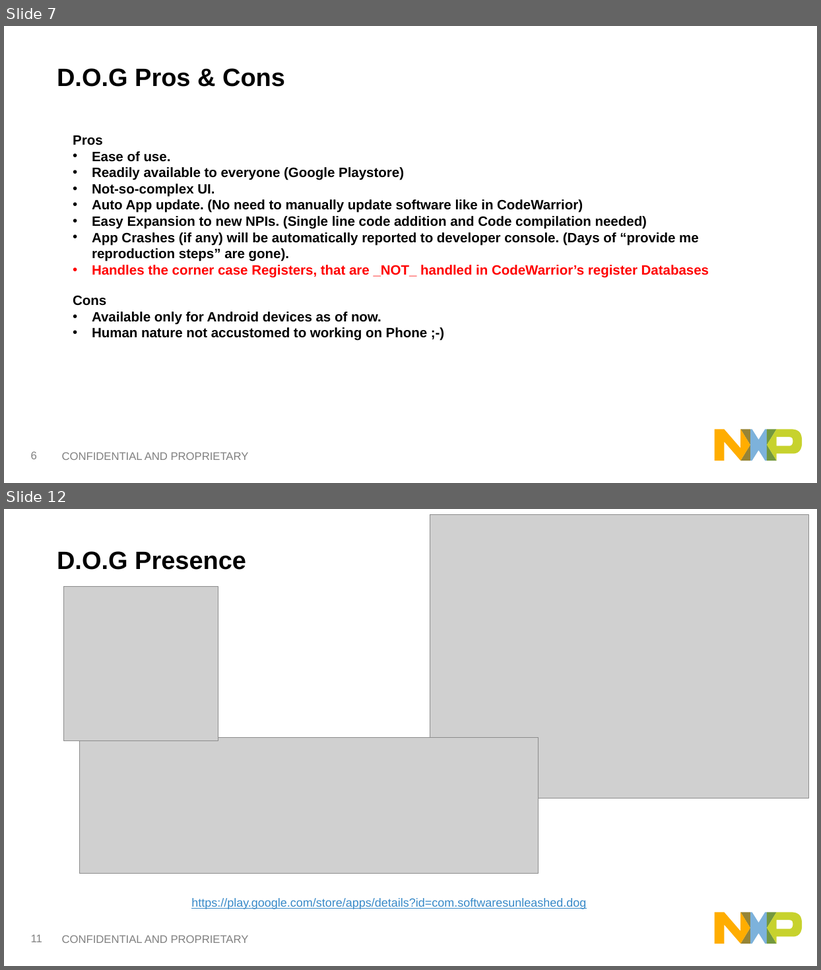
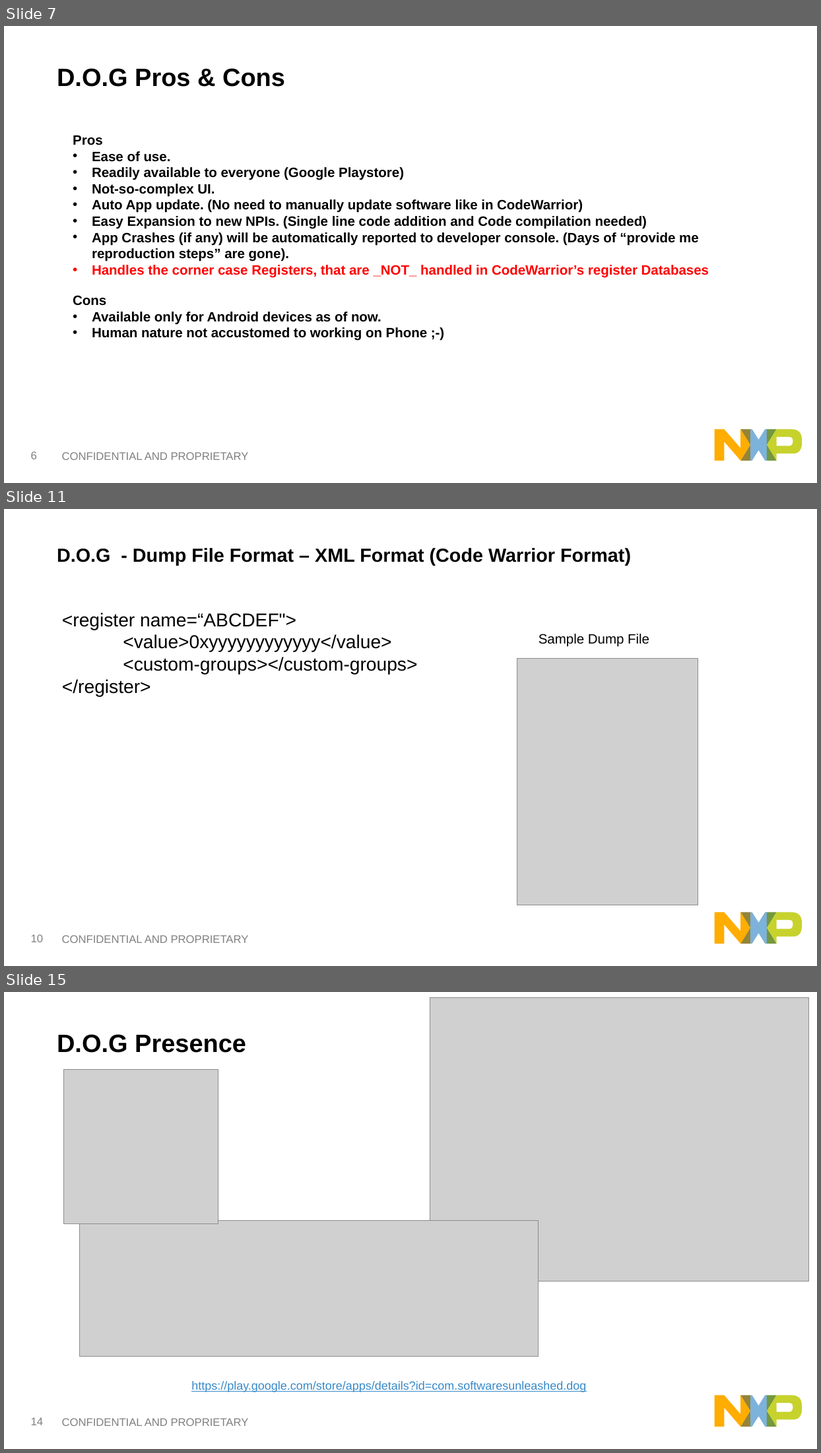
Before and after one commit to softwaresunleashed/dog, a slide deck: demo_artifacts/DOG-DebugOnGo.pptx. Shown one above the other, each under a label of ours: slides 7 and 12 before the commit, slides 7, 11 and 15 after it; the slides between them are not shown. The pictures are 821x970 and 821x1453 pixels, drawn with LibreOffice and Linux fonts; fonts in the diff are those of the drawing; grey boxes stand for pictures. Boxes give left, top, right and bottom in pixels: in the first picture for what was removed or moved away, otherwise in the second. Text is boxed around its words. In the diff, an @@ line names an element or a change of style, - is before the commit and + after.

Commit message:
Demo PPT updaed with another know issue of Multiple Entries in  CW DB for same Register Address

```diff
--- a/demo_artifacts/DOG-DebugOnGo.pptx
+++ b/demo_artifacts/DOG-DebugOnGo.pptx
@@ slide 11 added at (4, 509, 817, 966), background #FFFFFF; not listed: 7 template elements that a slide beside it also shows @@
@@ text added at (57, 548, 631, 566), 22.4 pt, text #000000, bold @@
+D.O.G - Dump File Format – XML Format (Code Warrior Format)
@@ text added at (62, 613, 417, 697), 22 pt, text #000000 @@
+<register name=“ABCDEF">
+<value>0xyyyyyyyyyyyy</value>
+<custom-groups></custom-groups>
+</register>
@@ text added at (539, 634, 649, 647), 16 pt, text #000000 @@
+Sample Dump File
@@ picture added at (517, 658, 698, 906) @@
@@ what was slide 12 is now slide 15 @@
@@ page number at (31, 1418, 44, 1426): text changed @@
-11
+14
```
Also in this commit, not shown: 3 slides changed, 2 other slides added.
